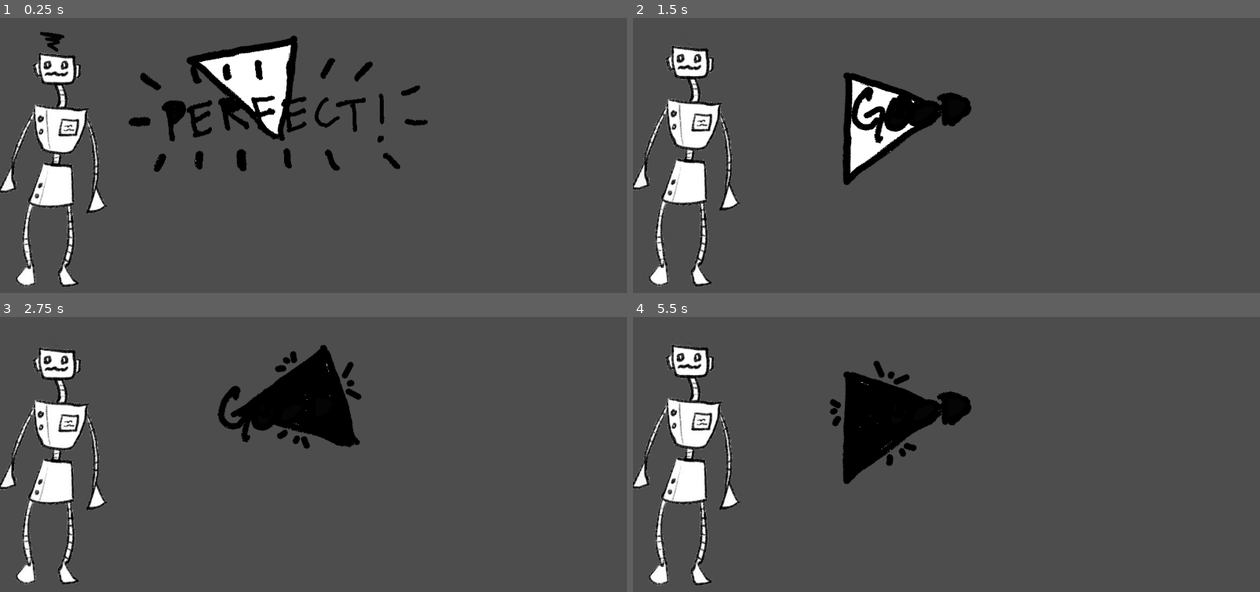
Above: before the commit, frames 1-4 (two rows, left to right).
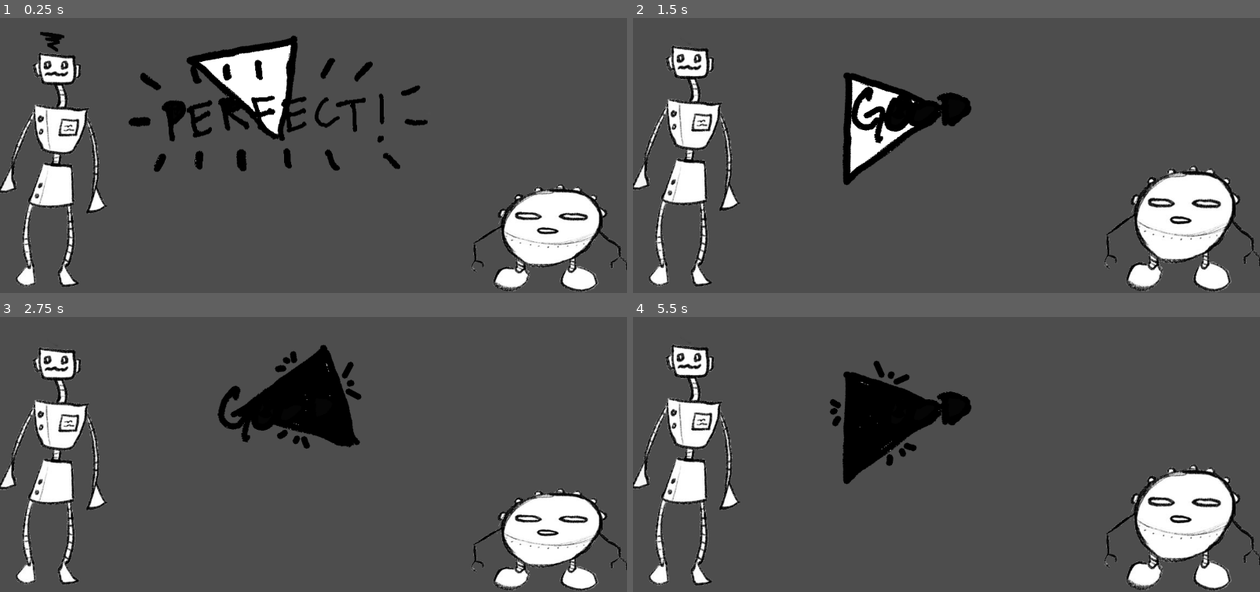
Above: after the commit, the same moments.

Repository: s0rta/i_have_yet_to_grasp_the_skill_of_comedic_timing
Game: Godot game, scene res://conductor.tscn
Same seed, same stepped clock (60 frames per second), same inputs: the game is played once before the commit and once after it. Sound files missing from this copy of the repository are replaced by a short silence.
Inputs:
- Up to frame 1 (0.25 s): no input
- Up to frame 2 (1.5 s): tap Enter at 0.5 s; hold Space (space) 0.53-1.28 s; tap Space (space) at 1.35 s
- Up to frame 3 (2.75 s): hold Space (space) from 2.03 s (still down)
- Up to frame 4 (5.5 s): release Space (space) at 2.78 s; tap Space (space) at 2.85, 4.35 s; hold Space (space) 3.53-4.28 s; hold Space (space) from 5.03 s (still down)

The runs differ from the first frame. In frame 1, 4.6% of the frame differs, in the area x 75-100%, y 60-100%; in frame 2, 5.4%, in the area x 75-100%, y 53-100%; in frame 3, 4.3%; in frame 4, 5.4%.

Commit message:
blorgo added

Diff:
--- /dev/null
+++ b/Blorgo.gd
@@ -0,0 +1,22 @@
+extends AnimatedSprite2D
+
+@onready var _blorgo = %Blorgo
+
+# Called when the node enters the scene tree for the first time.
+func _ready():
+	pass # Replace with function body.
+
+
+# Called every frame. 'delta' is the elapsed time since the previous frame.
+func _process(delta):
+	pass
+
+func set_blorgo_display(score):
+	if (score == Judge.Score.PERFECT):
+		_blorgo.frame = 2
+	if (score == Judge.Score.GOOD):
+		_blorgo.frame = 0
+	if (score == Judge.Score.OK):
+		_blorgo.frame = 0
+	if (score == Judge.Score.MISS):
+		_blorgo.frame = 1
--- a/Loop.gd
+++ b/Loop.gd
@@ -8,6 +8,7 @@
 		var score = judge.score_input(event)
 		%ScoreBoard.set_score_display(score)
 		%Scantron.set_scanton_display(score)
+		%Blorgo.set_blorgo_display(score)
 
 # Called when the node enters the scene tree for the first time.
 func _ready():
--- a/RhythmTrigger.gd
+++ b/RhythmTrigger.gd
@@ -3,12 +3,14 @@
 @onready var _rhythm_trigger = %RhythmTrigger
 @onready var _animation_player = %AnimationPlayer
 @onready var _scantron_bounce = %ScantronBounce
+@onready var _blorgo_bounce = %BlorgoBounce
 @onready var _conductor = %Conductor
 
 # Called when the node enters the scene tree for the first time.
 func _ready():
 	_animation_player.play("basic_movement", -1, 0.5 / _conductor.sec_per_beat)
 	_scantron_bounce.play("bounce", -1, 0.5 / _conductor.sec_per_beat)
+	_blorgo_bounce.play("blorgo_bounce", -1, 0.5 / _conductor.sec_per_beat)
 	pass # Replace with function body.
 
 
--- a/conductor.tscn
+++ b/conductor.tscn
@@ -16,6 +16,10 @@
 [ext_resource type="Texture2D" uid="uid://8v6yh0cibx6q" path="res://Scantron-mad.png" id="14_jmx7k"]
 [ext_resource type="Texture2D" uid="uid://croabp7p6mvg8" path="res://Scantron-happy.png" id="15_xdkjl"]
 [ext_resource type="Script" path="res://Scantron.gd" id="16_3v1qa"]
+[ext_resource type="Texture2D" uid="uid://chmwtpc4ekf46" path="res://blorgo.png" id="17_sis2y"]
+[ext_resource type="Texture2D" uid="uid://vhtlw3lfad3o" path="res://Blorgo-mad.png" id="18_7i521"]
+[ext_resource type="Texture2D" uid="uid://b5dnthq5kttlp" path="res://Blorgo-suprised.png" id="19_4vs0v"]
+[ext_resource type="Script" path="res://Blorgo.gd" id="20_ou7ue"]
 
 [sub_resource type="SpriteFrames" id="SpriteFrames_gv7ti"]
 animations = [{
@@ -130,6 +134,33 @@
 "speed": 5.0
 }]
 
+[sub_resource type="Animation" id="Animation_j3x31"]
+length = 0.001
+tracks/0/type = "value"
+tracks/0/imported = false
+tracks/0/enabled = true
+tracks/0/path = NodePath(".:scale")
+tracks/0/interp = 1
+tracks/0/loop_wrap = true
+tracks/0/keys = {
+"times": PackedFloat32Array(0),
+"transitions": PackedFloat32Array(1),
+"update": 0,
+"values": [Vector2(1, 1)]
+}
+tracks/1/type = "value"
+tracks/1/imported = false
+tracks/1/enabled = true
+tracks/1/path = NodePath(".:position")
+tracks/1/interp = 1
+tracks/1/loop_wrap = true
+tracks/1/keys = {
+"times": PackedFloat32Array(0),
+"transitions": PackedFloat32Array(1),
+"update": 0,
+"values": [Vector2(-8, 160)]
+}
+
 [sub_resource type="Animation" id="Animation_tag1o"]
 resource_name = "bounce"
 length = 2.0
@@ -159,37 +190,89 @@
 "values": [Vector2(-8, 160), Vector2(-8, 128), Vector2(-8, 160), Vector2(-8, 128), Vector2(-8, 168)]
 }
 
-[sub_resource type="Animation" id="Animation_j3x31"]
-length = 0.001
-tracks/0/type = "value"
-tracks/0/imported = false
-tracks/0/enabled = true
-tracks/0/path = NodePath(".:scale")
-tracks/0/interp = 1
-tracks/0/loop_wrap = true
-tracks/0/keys = {
-"times": PackedFloat32Array(0),
-"transitions": PackedFloat32Array(1),
-"update": 0,
-"values": [Vector2(1, 1)]
-}
-tracks/1/type = "value"
-tracks/1/imported = false
-tracks/1/enabled = true
-tracks/1/path = NodePath(".:position")
-tracks/1/interp = 1
-tracks/1/loop_wrap = true
-tracks/1/keys = {
-"times": PackedFloat32Array(0),
-"transitions": PackedFloat32Array(1),
-"update": 0,
-"values": [Vector2(-8, 160)]
-}
-
 [sub_resource type="AnimationLibrary" id="AnimationLibrary_v0mnf"]
 _data = {
 "RESET": SubResource("Animation_j3x31"),
 "bounce": SubResource("Animation_tag1o")
+}
+
+[sub_resource type="SpriteFrames" id="SpriteFrames_af0r2"]
+animations = [{
+"frames": [{
+"duration": 1.0,
+"texture": ExtResource("17_sis2y")
+}, {
+"duration": 1.0,
+"texture": ExtResource("18_7i521")
+}, {
+"duration": 1.0,
+"texture": ExtResource("19_4vs0v")
+}],
+"loop": true,
+"name": &"default",
+"speed": 5.0
+}]
+
+[sub_resource type="Animation" id="Animation_77to8"]
+resource_name = "blorgo_bounce"
+length = 2.0
+loop_mode = 1
+tracks/0/type = "value"
+tracks/0/imported = false
+tracks/0/enabled = true
+tracks/0/path = NodePath(".:position")
+tracks/0/interp = 1
+tracks/0/loop_wrap = true
+tracks/0/keys = {
+"times": PackedFloat32Array(0, 0.5, 1, 1.5, 2),
+"transitions": PackedFloat32Array(1, 1, 1, 1, 1),
+"update": 0,
+"values": [Vector2(864, 384), Vector2(864, 440), Vector2(864, 400), Vector2(864, 368), Vector2(864, 384)]
+}
+tracks/1/type = "value"
+tracks/1/imported = false
+tracks/1/enabled = true
+tracks/1/path = NodePath(".:scale")
+tracks/1/interp = 1
+tracks/1/loop_wrap = true
+tracks/1/keys = {
+"times": PackedFloat32Array(0, 0.5, 1, 1.5, 2),
+"transitions": PackedFloat32Array(1, 1, 1, 1, 1),
+"update": 0,
+"values": [Vector2(1, 0.93357), Vector2(1, 0.734282), Vector2(1, 0.876631), Vector2(1, 0.99051), Vector2(1, 0.933571)]
+}
+
+[sub_resource type="Animation" id="Animation_vn16d"]
+length = 0.001
+tracks/0/type = "value"
+tracks/0/imported = false
+tracks/0/enabled = true
+tracks/0/path = NodePath(".:position")
+tracks/0/interp = 1
+tracks/0/loop_wrap = true
+tracks/0/keys = {
+"times": PackedFloat32Array(0),
+"transitions": PackedFloat32Array(1),
+"update": 0,
+"values": [Vector2(864, 384)]
+}
+tracks/1/type = "value"
+tracks/1/imported = false
+tracks/1/enabled = true
+tracks/1/path = NodePath(".:scale")
+tracks/1/interp = 1
+tracks/1/loop_wrap = true
+tracks/1/keys = {
+"times": PackedFloat32Array(0),
+"transitions": PackedFloat32Array(1),
+"update": 0,
+"values": [Vector2(1, 0.93357)]
+}
+
+[sub_resource type="AnimationLibrary" id="AnimationLibrary_leu1i"]
+_data = {
+"RESET": SubResource("Animation_vn16d"),
+"blorgo_bounce": SubResource("Animation_77to8")
 }
 
 [node name="Node2D" type="Node2D"]
@@ -252,3 +335,17 @@
 libraries = {
 "": SubResource("AnimationLibrary_v0mnf")
 }
+
+[node name="Blorgo" type="AnimatedSprite2D" parent="VBoxContainer"]
+unique_name_in_owner = true
+position = Vector2(864, 384)
+scale = Vector2(1, 0.93357)
+sprite_frames = SubResource("SpriteFrames_af0r2")
+centered = false
+script = ExtResource("20_ou7ue")
+
+[node name="BlorgoBounce" type="AnimationPlayer" parent="VBoxContainer/Blorgo"]
+unique_name_in_owner = true
+libraries = {
+"": SubResource("AnimationLibrary_leu1i")
+}
Binary file added: Blorgo-mad.png
Not shown, added: Blorgo-mad.png.import
Binary file added: Blorgo-suprised.png
Not shown, added: Blorgo-suprised.png.import
Binary file changed: blorgo.png
Not shown: 1 places in conductor.tscn that only renumber resources
